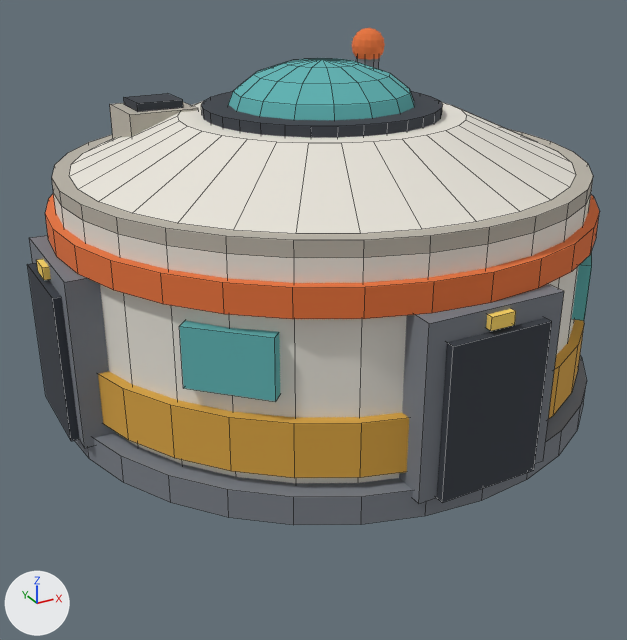
A saved change to the Blender file game/assets/blender/era1.blend.
One viewpoint serves both versions: a camera (50 mm lens) standing at (-0.67, -2.37, 2.25) and looking at (1.36, 1.34, 0.4). The axes (+X, +Y, +Z) are drawn at lower left. The lights are the same throughout. The picture after the commit comes second. Mesh edges are drawn as thin lines on the coarser meshes.
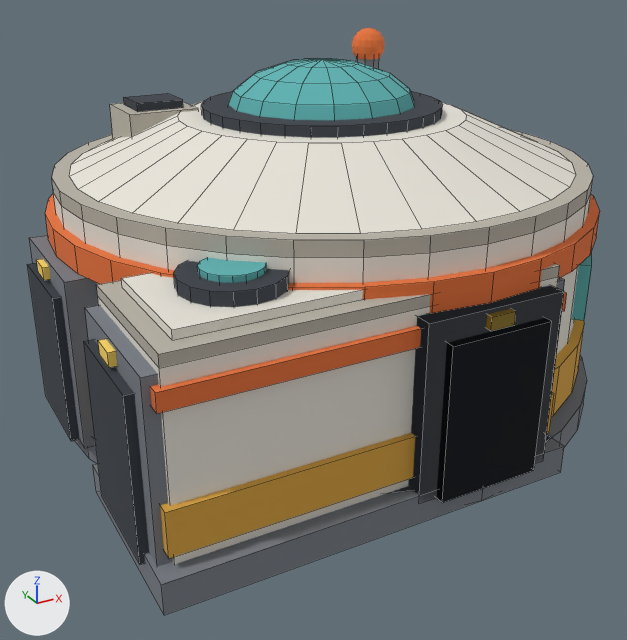
Pixel boxes (x1, y1, x2, y2) of what changed, in the pictures (627 x 640 px):
'Cube.019', added
    after: (98, 277, 558, 564)
'Cube.034', added
    after: (436, 318, 552, 503)
'Cube.018', added
    after: (93, 435, 564, 615)
'Cube.020', added (orange)
    after: (160, 392, 554, 558)
'Cube.033', added
    after: (408, 285, 564, 504)
'Cube.022', added
    after: (96, 264, 560, 368)
'Cube.037', added
    after: (84, 339, 149, 564)
'Cube.021', added
    after: (150, 292, 567, 413)
'Cube.023', added
    after: (121, 273, 363, 340)
'Cube.036', added
    after: (85, 305, 173, 566)
'Cylinder.007', added
    after: (174, 260, 290, 307)
'Cylinder.008', added (cyan)
    after: (197, 257, 266, 283)
'Cube.035', added
    after: (486, 309, 516, 331)
'Cube.038', added
    after: (98, 339, 117, 368)
'Cube.030', added (mostly hidden)
    after: (557, 278, 565, 291)
'Cylinder.001', unchanged, covered by the edit
    before: (53, 192, 591, 483)
    after: (53, 192, 591, 355)
'Cylinder.002', unchanged, covered by the edit
    before: (98, 319, 584, 478)
    after: (551, 319, 584, 417)
'Cylinder', unchanged, covered by the edit
    before: (74, 356, 587, 525)
    after: (74, 356, 587, 492)
'Cube.007', unchanged, covered by the edit
    before: (436, 318, 552, 503)

Patch to the scene script:
```diff
--- a/game/assets/blender/era1.blend.py
+++ b/game/assets/blender/era1.blend.py
@@ ob_cube_038 @@
+ob_cube_038 = bpy.data.objects.new('Cube.038', me_cube_038)  # a box spanning x -0.5..0.5, y -0.5..0.5, z -0.5..0.5; in mat_mars_palette_light_yellow (yellow #ffd966)
+ob_cube_038.location = (0.165, 0.5, 0.87)
+ob_cube_038.scale = (0.27, 0.12, 0.06)
@@ ob_cube_037 @@
+ob_cube_037 = bpy.data.objects.new('Cube.037', me_cube_017.copy())  # the mesh of ob_cube_017
+ob_cube_037.location = (0.16, 0.5, 0.46)
+ob_cube_037.scale = (0.28, 0.5, 0.72)
@@ ob_cube_036 @@
+ob_cube_036 = bpy.data.objects.new('Cube.036', me_cube_036)  # a box spanning x -0.5..0.5, y -0.5..0.5, z -0.5..0.5; in mat_mars_palette_metal_grey (grey #7a7f87)
+ob_cube_036.location = (0.18, 0.5, 0.51)
+ob_cube_036.scale = (0.24, 0.68, 0.82)
@@ ob_cube_035 @@
+ob_cube_035 = bpy.data.objects.new('Cube.035', me_cube_035)  # a box spanning x -0.5..0.5, y -0.5..0.5, z -0.5..0.5; in mat_mars_palette_light_yellow (yellow #ffd966)
+ob_cube_035.location = (1.5, 0.165, 0.87)
+ob_cube_035.scale = (0.12, 0.27, 0.06)
@@ ob_cube_034 @@
+ob_cube_034 = bpy.data.objects.new('Cube.034', me_cube_017.copy())  # the mesh of ob_cube_017
+ob_cube_034.location = (1.5, 0.16, 0.46)
+ob_cube_034.scale = (0.5, 0.28, 0.72)
@@ ob_cube_033 @@
+ob_cube_033 = bpy.data.objects.new('Cube.033', me_cube_033)  # a box spanning x -0.5..0.5, y -0.5..0.5, z -0.5..0.5; in mat_mars_palette_metal_grey (grey #7a7f87)
+ob_cube_033.location = (1.5, 0.18, 0.51)
+ob_cube_033.scale = (0.68, 0.24, 0.82)
@@ ob_cube_030 @@
+ob_cube_030 = bpy.data.objects.new('Cube.030', me_cube_030)  # a box spanning x -0.5..0.5, y -0.5..0.5, z -0.5..0.5; in mat_mars_palette_metal_grey (grey #7a7f87)
+ob_cube_030.location = (1.82, 0.5, 0.51)
+ob_cube_030.scale = (0.24, 0.68, 0.82)
@@ ob_cylinder_008 @@
+ob_cylinder_008 = bpy.data.objects.new('Cylinder.008', me_cylinder_008)  # a 16-sided cylinder along z spanning x -0.13..0.13, y -0.13..0.13, z -0.062..0.062; in mat_mars_palette_glass_teal (cyan #5fb3b3)
+ob_cylinder_008.location = (0.55, 0.5, 1.062)
@@ ob_cylinder_007 @@
+ob_cylinder_007 = bpy.data.objects.new('Cylinder.007', me_cylinder_007)  # a 16-sided cylinder along z spanning x -0.22..0.22, y -0.22..0.22, z -0.05..0.05; in mat_mars_palette_dark_trim (dark grey #3a3f47)
+ob_cylinder_007.location = (0.55, 0.5, 1.05)
@@ ob_cube_023 @@
+ob_cube_023 = bpy.data.objects.new('Cube.023', me_cube_023)  # a box spanning x -0.5..0.5, y -0.5..0.5, z -0.5..0.5; in mat_mars_palette_hull_white (white #e8e4da)
+ob_cube_023.location = (1.0, 0.5, 1.02)
+ob_cube_023.scale = (1.6, 0.56, 0.04)
@@ ob_cube_022 @@
+ob_cube_022 = bpy.data.objects.new('Cube.022', me_cube_022)  # a box spanning x -0.5..0.5, y -0.5..0.5, z -0.5..0.5; in mat_mars_palette_hull_shade (grey #b8b2a6)
+ob_cube_022.location = (1.0, 0.5, 0.975)
+ob_cube_022.scale = (1.76, 0.72, 0.05)
@@ ob_cube_021 @@
+ob_cube_021 = bpy.data.objects.new('Cube.021', me_cube_021)  # a box spanning x -0.5..0.5, y -0.5..0.5, z -0.5..0.5; in mat_mars_palette_accent_orange (orange #e8743b)
+ob_cube_021.location = (1.0, 0.5, 0.84)
+ob_cube_021.scale = (1.82, 0.78, 0.08)
@@ ob_cube_020 @@
+ob_cube_020 = bpy.data.objects.new('Cube.020', me_cube_020)  # a box spanning x -0.5..0.5, y -0.5..0.5, z -0.5..0.5; in mat_mars_palette_foil_gold (orange #d9a441)
+ob_cube_020.location = (1.0, 0.5, 0.3)
+ob_cube_020.scale = (1.82, 0.78, 0.2)
@@ ob_cube_019 @@
+ob_cube_019 = bpy.data.objects.new('Cube.019', me_cube_019)  # a box spanning x -0.5..0.5, y -0.5..0.5, z -0.5..0.5; in mat_mars_palette_hull_white (white #e8e4da)
+ob_cube_019.location = (1.0, 0.5, 0.525)
+ob_cube_019.scale = (1.76, 0.72, 0.85)
@@ ob_cube_018 @@
+ob_cube_018 = bpy.data.objects.new('Cube.018', me_cube_018)  # a box spanning x -0.5..0.5, y -0.5..0.5, z -0.5..0.5; in mat_mars_palette_metal_grey (grey #7a7f87)
+ob_cube_018.location = (1.0, 0.5, 0.07)
+ob_cube_018.scale = (1.92, 0.88, 0.14)
```
